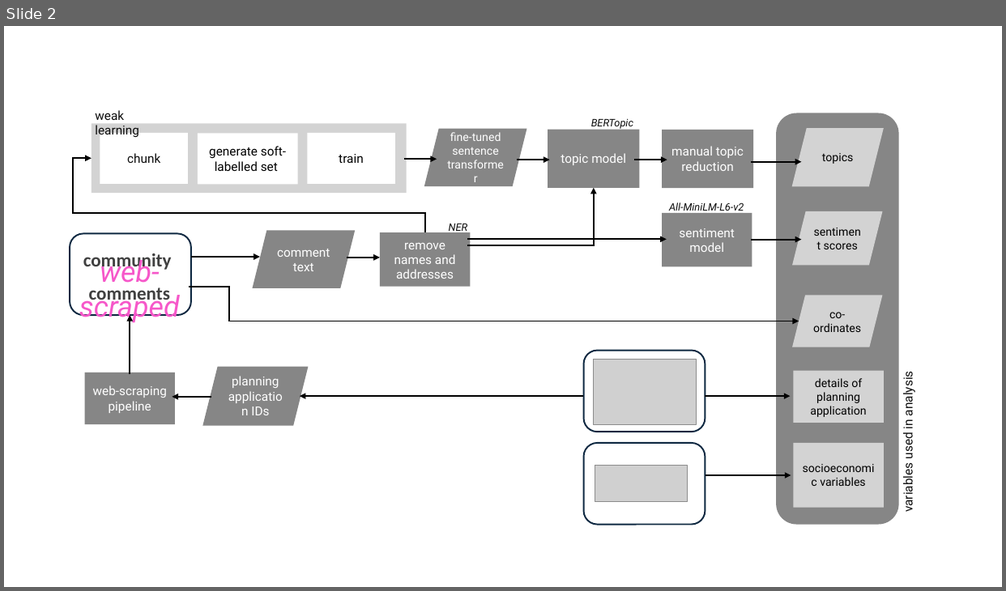
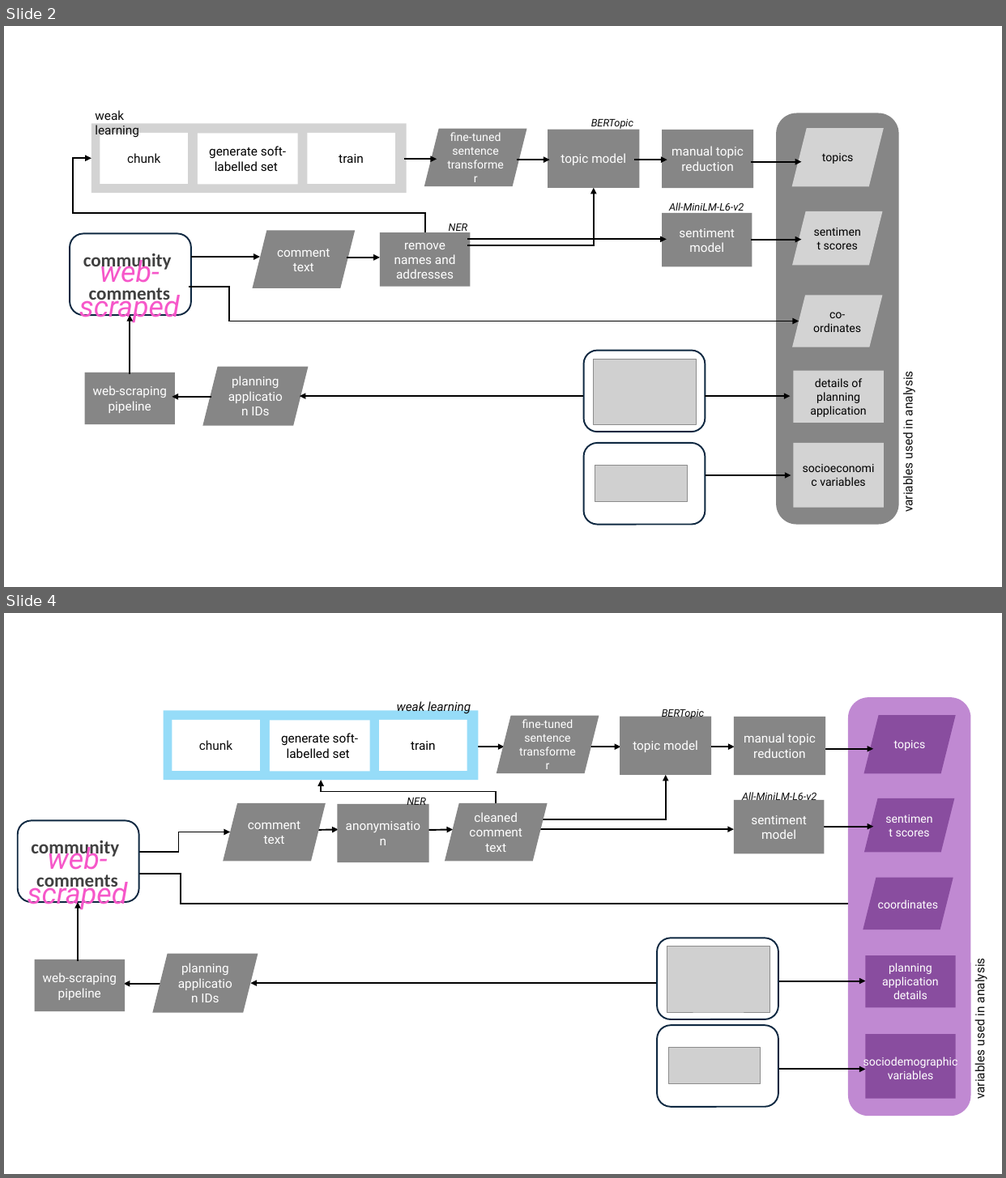
Before and after one commit to Bea-Taylor/nimby_nlp, a slide deck: figures/workflow.pptx. Shown one above the other, each under a label of ours: slide 2 before the commit, slides 2 and 4 after it; the slides between them are not shown. The pictures are 1006x591 and 1006x1178 pixels, drawn with LibreOffice and Linux fonts; fonts in the diff are those of the drawing; grey boxes stand for pictures. Boxes give left, top, right and bottom in pixels: in the first picture for what was removed or moved away, otherwise in the second. Text is boxed around its words. In the diff, an @@ line names an element or a change of style, - is before the commit and + after.

```diff
--- a/figures/workflow.pptx
+++ b/figures/workflow.pptx
@@ slide 4 added at bbox=[4, 613, 1002, 1174], background #FFFFFF @@
@@ group added at bbox=[18, 697, 987, 1117]: 13 arrows, 11 rectangles, 9 texts, 7 parallelograms, 4 elbow arrows, 4 rounded rectangles, 2 pictures @@
+comment text
+topics
+sentiment scores
+chunk
+generate soft-labelled set
+train
+weak learning
+community
+comments
+web-scraped
+planning application
+details
+planning application IDs
+web-scraping pipeline
+variables used in analysis
+All-MiniLM-L6-v2
+cleaned comment text
+sentiment model
+manual topic reduction
+topic model
+fine-tuned sentence transformer
+BERTopic
+coordinates
+sociodemographic variables
+anonymisation
+NER
```
Also in this commit, not shown: 1 other slide added, 27 other files.
